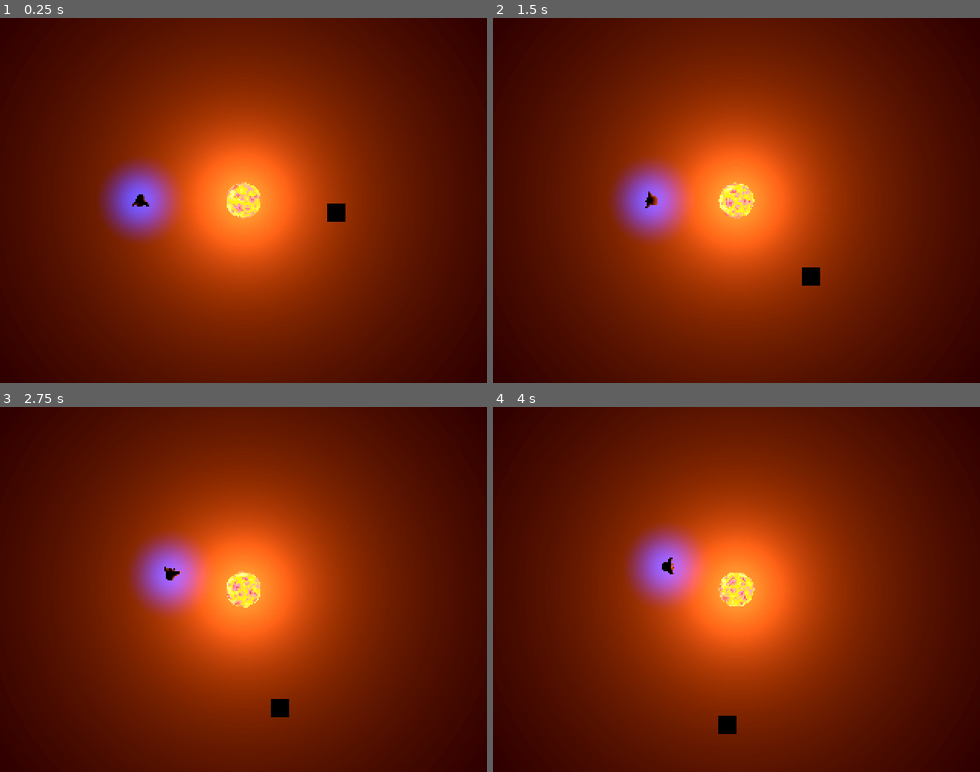
Above: before the commit, frames 1-4 (two rows, left to right).
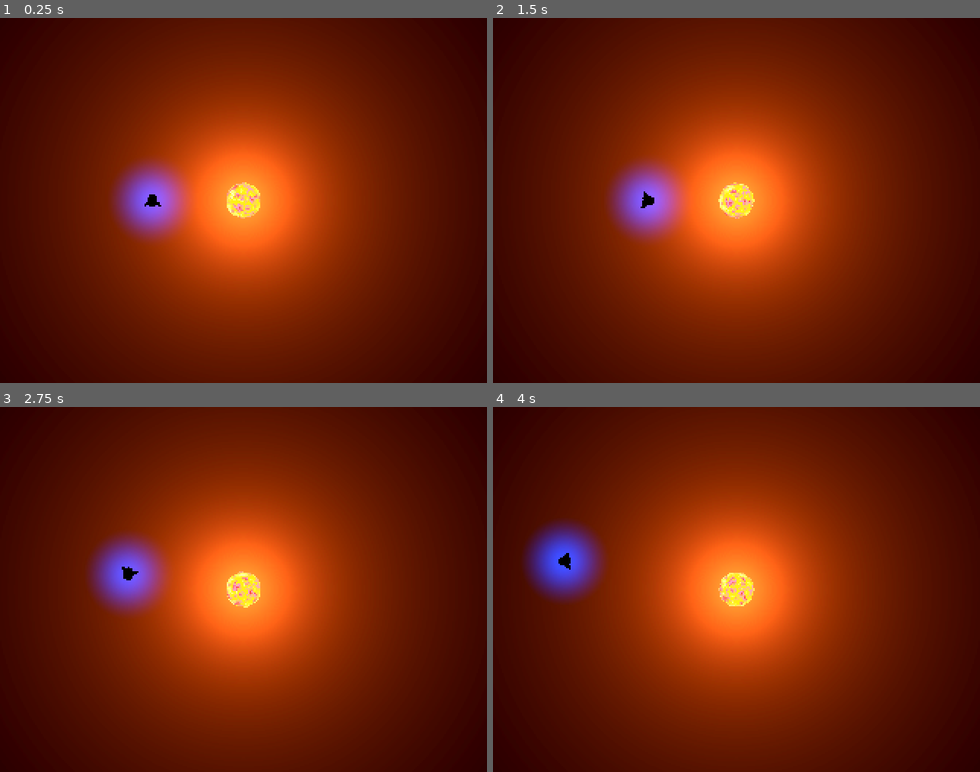
Above: after the commit, the same moments.

Repository: Vanawy/space-war
Game: Godot game, scene res://main.tscn
The game is run twice, just before and just after one commit, with the same random seed, the same clock (stepped at 60 frames per second) and the same inputs.
Inputs:
- Up to frame 1 (0.25 s): no input
- Up to frame 2 (1.5 s): hold Right (ui_right) 0.53-1.28 s; hold Down (ui_down) from 1.28 s (still down)
- Up to frame 3 (2.75 s): release Down (ui_down) at 2.03 s; hold Right (ui_right) from 2.03 s (still down)
- Up to frame 4 (4 s): release Right (ui_right) at 2.78 s; hold Up (ui_up) 2.78-3.53 s; hold Left (ui_left) from 3.53 s (still down)

The runs differ from the first frame. In frame 1, 3.0% of the frame differs, in the area x 20-71%, y 39-61%; in frame 2, 1.0%; in frame 3, 4.7%; in frame 4, 5.9%, in the area x 6-50%, y 31-90%.

Commit message:
ship

Diff:
--- a/main.tscn
+++ b/main.tscn
@@ -1,9 +1,10 @@
-[gd_scene load_steps=15 format=3 uid="uid://bqcjeyo0eaue"]
+[gd_scene load_steps=14 format=3 uid="uid://bqcjeyo0eaue"]
 
 [ext_resource type="PackedScene" uid="uid://dldl58x3ojo26" path="res://models/sun.glb" id="1_5xdcp"]
 [ext_resource type="Script" path="res://scripts/sun.gd" id="2_xop5c"]
-[ext_resource type="PackedScene" uid="uid://bpnawl2dnlq24" path="res://models/ship.glb" id="3_lndyr"]
-[ext_resource type="Script" path="res://scripts/ship_controller.gd" id="4_8kybp"]
+[ext_resource type="PackedScene" uid="uid://b2bqyu3ua72pj" path="res://scenes/ship.tscn" id="3_krtiq"]
+[ext_resource type="Script" path="res://scripts/player_input_handler.gd" id="4_8p4aa"]
+[ext_resource type="Script" path="res://scripts/wrapping_area.gd" id="5_c70ph"]
 
 [sub_resource type="ProceduralSkyMaterial" id="ProceduralSkyMaterial_s7wdm"]
 sky_horizon_color = Color(0.64625, 0.65575, 0.67075, 1)
@@ -32,12 +33,8 @@
 [sub_resource type="SphereShape3D" id="SphereShape3D_ub1t6"]
 radius = 1.0
 
-[sub_resource type="BoxMesh" id="BoxMesh_jefwy"]
-
-[sub_resource type="StandardMaterial3D" id="StandardMaterial3D_a0gru"]
-
-[sub_resource type="BoxShape3D" id="BoxShape3D_yuhn0"]
-size = Vector3(0.552979, 1, 0.498291)
+[sub_resource type="BoxShape3D" id="BoxShape3D_mqnmb"]
+size = Vector3(26, 1, 20)
 
 [node name="Node2D" type="Node3D"]
 
@@ -50,7 +47,7 @@
 material = SubResource("StandardMaterial3D_wkl8r")
 
 [node name="Camera3D" type="Camera3D" parent="."]
-transform = Transform3D(1, 0, 0, 0, -4.37114e-08, 1, 0, -1, -4.37114e-08, 0, 5.61977, 0)
+transform = Transform3D(1, 0, 0, 0, -4.37114e-08, 1, 0, -1, -4.37114e-08, 0, 10, 0)
 projection = 1
 size = 20.0
 
@@ -60,7 +57,7 @@
 gravity_point = true
 gravity_point_center = Vector3(0, 0, 0)
 gravity_direction = Vector3(0, 0, 0)
-gravity = 1.0
+gravity = 0.2
 linear_damp_space_override = 3
 linear_damp = 0.0
 angular_damp_space_override = 3
@@ -83,38 +80,17 @@
 light_color = Color(0.952941, 0.494118, 0.278431, 1)
 omni_range = 28.6991
 
-[node name="GiantSpaceCrab" type="RigidBody3D" parent="."]
-transform = Transform3D(1, 0, 0, 0, 1, 0, 0, 0, 1, 5.12969, 0, 0)
-axis_lock_linear_y = true
-axis_lock_angular_x = true
-axis_lock_angular_z = true
-linear_velocity = Vector3(0, 0, 3)
+[node name="Ship" parent="." instance=ExtResource("3_krtiq")]
+transform = Transform3D(1, 0, 0, 0, 1, 0, 0, 0, 1, -5, 0, 0)
 
-[node name="CSGMesh3D" type="CSGMesh3D" parent="GiantSpaceCrab"]
-mesh = SubResource("BoxMesh_jefwy")
-material = SubResource("StandardMaterial3D_a0gru")
+[node name="PlayerInputShipHandler" type="Node3D" parent="Ship" node_paths=PackedStringArray("ship")]
+script = ExtResource("4_8p4aa")
+ship = NodePath("../ShipController")
 
-[node name="CollisionShape3D" type="CollisionShape3D" parent="GiantSpaceCrab"]
-shape = SubResource("BoxShape3D_yuhn0")
+[node name="WrappingArea" type="Area3D" parent="."]
+script = ExtResource("5_c70ph")
 
-[node name="GiantSpaceCrab2" type="RigidBody3D" parent="."]
-transform = Transform3D(1, 0, 0, 0, 1, 0, 0, 0, 1, -5.6582, 0, 0)
-axis_lock_linear_y = true
-axis_lock_angular_x = true
-axis_lock_angular_z = true
+[node name="CollisionShape3D" type="CollisionShape3D" parent="WrappingArea"]
+shape = SubResource("BoxShape3D_mqnmb")
 
-[node name="ship" parent="GiantSpaceCrab2" instance=ExtResource("3_lndyr")]
-transform = Transform3D(-1, 0, -8.74228e-08, 0, 1, 0, 8.74228e-08, 0, -1, 0, 0, 0)
-
-[node name="CollisionShape3D" type="CollisionShape3D" parent="GiantSpaceCrab2"]
-shape = SubResource("BoxShape3D_yuhn0")
-
-[node name="OmniLight3D" type="OmniLight3D" parent="GiantSpaceCrab2"]
-light_color = Color(0.08, 0.417333, 1, 1)
-light_energy = 4.532
-omni_range = 3.38479
-omni_attenuation = 3.818
-
-[node name="ShipController" type="Node3D" parent="GiantSpaceCrab2" node_paths=PackedStringArray("controlled_body")]
-script = ExtResource("4_8kybp")
-controlled_body = NodePath("..")
+[editable path="Ship"]
--- /dev/null
+++ b/scenes/ship.tscn
@@ -0,0 +1,28 @@
+[gd_scene load_steps=4 format=3 uid="uid://b2bqyu3ua72pj"]
+
+[ext_resource type="PackedScene" uid="uid://bpnawl2dnlq24" path="res://models/ship.glb" id="1_oe7pi"]
+[ext_resource type="Script" path="res://scripts/ship_controller.gd" id="2_4c1j0"]
+
+[sub_resource type="BoxShape3D" id="BoxShape3D_yuhn0"]
+size = Vector3(0.552979, 0.337646, 0.498291)
+
+[node name="Ship" type="RigidBody3D"]
+axis_lock_linear_y = true
+axis_lock_angular_x = true
+axis_lock_angular_z = true
+
+[node name="ship" parent="." instance=ExtResource("1_oe7pi")]
+transform = Transform3D(-1, 0, -8.74228e-08, 0, 1, 0, 8.74228e-08, 0, -1, 0, 0, 0)
+
+[node name="CollisionShape3D" type="CollisionShape3D" parent="."]
+shape = SubResource("BoxShape3D_yuhn0")
+
+[node name="OmniLight3D" type="OmniLight3D" parent="."]
+light_color = Color(0.08, 0.417333, 1, 1)
+light_energy = 4.532
+omni_range = 3.38479
+omni_attenuation = 3.818
+
+[node name="ShipController" type="Node3D" parent="." node_paths=PackedStringArray("controlled_body")]
+script = ExtResource("2_4c1j0")
+controlled_body = NodePath("..")
--- /dev/null
+++ b/scripts/player_input_handler.gd
@@ -0,0 +1,7 @@
+extends Node3D
+
+@export var ship: ShipController
+
+func _process(delta: float) -> void:
+	ship.in_acceleration = Input.get_axis("ui_down", "ui_up")
+	ship.in_rotation = Input.get_axis("ui_right", "ui_left")
--- a/scripts/ship_controller.gd
+++ b/scripts/ship_controller.gd
@@ -1,4 +1,5 @@
 extends Node3D
+class_name ShipController
 
 @export var controlled_body: RigidBody3D
 
@@ -8,10 +9,6 @@
 const THRUST_FORCE: float = 3.0
 const RCS_FORCE: float = 0.2
 
-func _process(delta: float) -> void:
-	in_acceleration = Input.get_axis("ui_down", "ui_up")
-	in_rotation = Input.get_axis("ui_right", "ui_left")
-
 func _physics_process(delta: float) -> void:
 	var forward := -global_transform.basis.z
 	controlled_body.apply_central_force(forward * THRUST_FORCE * in_acceleration)
--- /dev/null
+++ b/scripts/wrapping_area.gd
@@ -0,0 +1,8 @@
+extends Area3D
+
+func _ready() -> void:
+	body_exited.connect(_wrap)
+
+
+func _wrap(body: Node3D) -> void:
+	body.global_position = body.global_position * Vector3(-1, 0, -1)
Binary file changed: models/ship.glb
Binary file added: models/ship_ship.png
Not shown, added: models/ship_ship.png.import
Binary file added: models/ship_ship_metal-ship_roughness.png
Not shown, added: models/ship_ship_metal-ship_roughness.png.import
Binary file added: textures/ship.png
Not shown, added: textures/ship.png.import
Binary file added: textures/ship_metal.png
Not shown, added: textures/ship_metal.png.import
Binary file added: textures/ship_roughness.png
Not shown, added: textures/ship_roughness.png.import
Not shown, changed: models/ship.blend
(and 1 more such lines)
